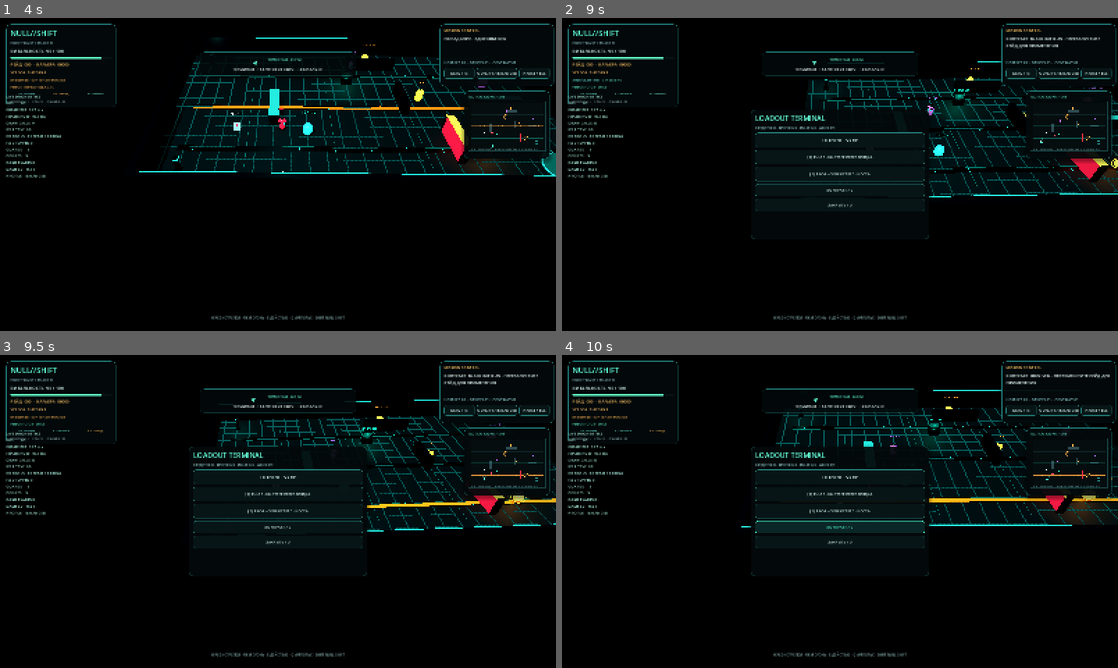
Above: before the commit, frames 1-4 (two rows, left to right).
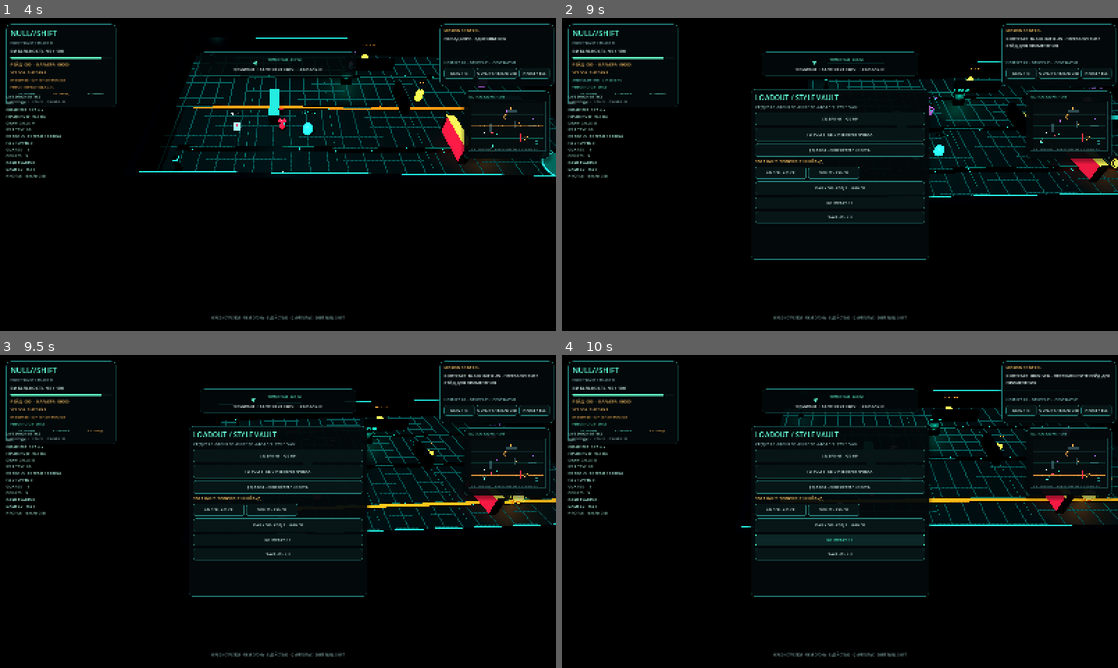
Above: after the commit, the same moments.

Repository: HADJAL001/osgard-world
Game: Godot game, scene res://scenes/main.tscn
The game is run twice, just before and just after one commit, with the same random seed, the same clock (stepped at 60 frames per second) and the same inputs.
Inputs (mouse positions are in pixels of both pictures, inside the frame that each line leads up to):
- Up to frame 1 (4 s): click "НАЧАТЬ РЕЙД / ENTER" at 0.5 s; click "DIAG / F3" at 1.25 s; click "QUALITY / CINEMATIC" at 2 s; tap Enter at 2.75, 2.85 s; move the mouse to (400, 158) at 2.77 s; hold Right 2.78-3.53 s; click (400, 158) at 2.92 s; tap Space at 3.02, 3.77 s; move the mouse to (166, 190) at 3.52 s; hold Down from 3.53 s (still down); tap Keypad Enter at 3.6 s
- Up to frame 2 (9 s): move the mouse to (895, 105) at 4.27 s; release Down at 4.28 s; hold Right 4.28-5 s; tap H at 4.35 s; click "НАЧАТЬ РЕЙД / ENTER" at 5 s; move the mouse to (812, 237) at 5.77 s; hold Up 5.78-6.53 s; tap E at 5.85 s; click (812, 237) at 5.92 s; tap Space at 6.02, 6.77, 7.52 s; move the mouse to (1006, 221) at 6.52 s; hold Left 6.53-8.03 s; tap Q at 6.6 s; move the mouse to (673, 127) at 7.27 s; tap Shift at 7.35 s; move the mouse to (867, 174) at 8.02 s; hold Down 8.03-8.78 s; tap C at 8.1 s; click (867, 174) at 8.17 s; move the mouse to (756, 96) at 8.77 s; hold Right from 8.78 s (still down); tap U at 8.85 s
- Up to frame 3 (9.5 s): keep holding Right; tap Space at 9.02 s
- Up to frame 4 (10 s): release Right at 9.5 s; click "КОНТРАКТ / C" at 9.5 s

Frame 1 is identical in both runs. In frame 2, 2.8% of the frame differs, in the area x 5-67%, y 22-78%; in frame 3, 2.9%; in frame 4, 3.2%, in the area x 5-84%, y 22-78%.

Commit message:
Add daily challenge, shareable result and cosmetic vault to NULL SHIFT

Diff:
--- a/godot/null-shift/scripts/main.gd
+++ b/godot/null-shift/scripts/main.gd
@@ -176,10 +176,22 @@
 var briefing_panel: PanelContainer
 var briefing_visible := false
 var briefing_scroll: ScrollContainer
+var operator_style := "cyan"
+var owns_amber_style := false
+var owns_violet_style := false
+var daily_challenge_active := false
+var daily_challenge_code := ""
+var daily_claimed_date := ""
+var result_reward_label: Label
+var result_share_label: Label
+var amber_style_button: Button
+var violet_style_button: Button
+var daily_challenge_button: Button
 
 func _ready() -> void:
 	_reset_runtime_collections()
 	_load_career()
+	_resolve_shared_challenge()
 	_create_materials()
 	_create_lighting()
 	_create_arena()
@@ -1606,20 +1618,127 @@
 	mission_finished = true
 	paused_game = false
 	if success:
-		var payout := run_credits + int(contract_bonus[current_contract])
+		var daily_bonus := _claim_daily_challenge_reward()
+		var payout := run_credits + int(contract_bonus[current_contract]) + daily_bonus
 		career_credits += payout
+		career.set_value("career", "completed_runs", int(career.get_value("career", "completed_runs", 0)) + 1)
+		career.set_value("career", "best_eliminations", maxi(eliminations, int(career.get_value("career", "best_eliminations", 0))))
+		career.set_value("career", "total_eliminations", int(career.get_value("career", "total_eliminations", 0)) + eliminations)
 		_save_career()
 		_set_result_title("ЭВАКУАЦИЯ УСПЕШНА", "РЕЙД ЗАВЕРШЁН · +%d КРЕДИТОВ ЗАНЕСЕНО В КАРЬЕРУ" % payout, Color(0.38, 1.0, 0.85))
+		if is_instance_valid(result_reward_label):
+			var daily_suffix := " · DAILY +%d" % daily_bonus if daily_bonus > 0 else ""
+			result_reward_label.text = "УСТРАНЕНИЙ %d · НАГРАДА %d%s · ПОБЕД %d" % [eliminations, payout, daily_suffix, int(career.get_value("career", "completed_runs", 0))]
+		if is_instance_valid(result_share_label):
+			result_share_label.text = "КОД ВЫЗОВА: %s · ПОДЕЛИСЬ И ПРИГЛАСИ ДРУГА" % _today_challenge_code()
 		objective_text = "МИССИЯ ВЫПОЛНЕНА · КАРЬЕРНЫЙ БАЛАНС %d" % career_credits
 		_play_sfx(920.0, 0.6, 0.13)
 	else:
 		_set_result_title("ОПЕРАТОР ПОТЕРЯН", "КОНТРАКТ ПРОВАЛЕН · БАЛАНС КАРЬЕРЫ НЕ ИЗМЕНЁН", Color(1.0, 0.25, 0.34))
+		if is_instance_valid(result_reward_label):
+			result_reward_label.text = "РЕЗУЛЬТАТ: %d УСТРАНЕНИЙ · ПОПРОБУЙ ЕЩЁ РАЗ" % eliminations
+		if is_instance_valid(result_share_label):
+			result_share_label.text = "ВЫЗОВ ДРУГУ: %s" % _today_challenge_code()
 		objective_text = "ОПЕРАТОР НЕ ВЕРНУЛСЯ · ПЕРЕЗАПУСТИТЕ РЕЙД"
 		_play_sfx(70.0, 0.9, 0.18)
 	result_panel.visible = true
 	if OS.has_feature("web"):
 		JavaScriptBridge.eval("if (window.parent !== window) { window.parent.postMessage({type: 'osgard:game-lifecycle', game: 'null-shift', state: 'completed', at: Date.now()}, window.location.origin); }")
 	_update_hud()
+
+func _today_date_code() -> String:
+	return Time.get_date_string_from_system(true).replace("-", "")
+
+func _contract_index_for_date(date_code: String) -> int:
+	if date_code.length() != 8:
+		return 0
+	var month := int(date_code.substr(4, 2))
+	var day := int(date_code.substr(6, 2))
+	return (month + day) % career_names.size()
+
+func _today_challenge_code() -> String:
+	var date_code := _today_date_code()
+	return "NS-%s-C%d" % [date_code, _contract_index_for_date(date_code) + 1]
+
+func _contract_index_from_challenge_code(code: String) -> int:
+	var pattern := RegEx.new()
+	if pattern.compile("^NS-([0-9]{8})-C([1-3])$") != OK:
+		return -1
+	var matched := pattern.search(code)
+	if matched == null:
+		return -1
+	var date_code := matched.get_string(1)
+	var contract_index := int(matched.get_string(2)) - 1
+	if contract_index != _contract_index_for_date(date_code):
+		return -1
+	return contract_index
+
+func _resolve_shared_challenge() -> void:
+	if not OS.has_feature("web"):
+		return
+	var shared_code := str(JavaScriptBridge.eval("new URLSearchParams(window.location.search).get('challenge') || ''"))
+	var challenge_contract := _contract_index_from_challenge_code(shared_code)
+	if challenge_contract < 0:
+		return
+	daily_challenge_active = true
+	daily_challenge_code = shared_code
+	current_contract = challenge_contract
+	_save_career()
+
+func _start_daily_challenge() -> void:
+	daily_challenge_code = _today_challenge_code()
+	daily_challenge_active = true
+	current_contract = _contract_index_from_challenge_code(daily_challenge_code)
+	_save_career()
+	objective_text = "DAILY OP · КОНТРАКТ %02d · ПОВТОРИ ЕГО С ДРУЗЬЯМИ" % (current_contract + 1)
+	_play_sfx(610.0, 0.18, 0.08)
+	_restart_game()
+
+func _claim_daily_challenge_reward() -> int:
+	var today := _today_date_code()
+	if not daily_challenge_active or daily_challenge_code != _today_challenge_code() or daily_claimed_date == today:
+		return 0
+	daily_claimed_date = today
+	return 400
+
+func _share_run() -> void:
+	var code := _today_challenge_code()
+	var link := "https://osgard.world/games/null-shift-godot/?challenge=" + code
+	var result_text := "эвакуировался" if mission_finished and core_secured else "проверил свои силы"
+	var note := "NULL//SHIFT · Я %s в %s. Устранений: %d. Повтори ежедневный контракт %s." % [result_text, career_names[current_contract], eliminations, code]
+	if is_instance_valid(result_share_label):
+		result_share_label.text = "ГОТОВЬ ССЫЛКУ · " + code
+	if OS.has_feature("web"):
+		var js := "(async()=>{const title='NULL//SHIFT';const text=" + JSON.stringify(note) + ";const url=" + JSON.stringify(link) + ";try{if(navigator.share){await navigator.share({title,text,url})}else if(navigator.clipboard&&window.isSecureContext){await navigator.clipboard.writeText(text+' | '+url);window.alert('Ссылка вызова скопирована. Пригласи друга пройти тот же контракт.')}else{window.prompt('Скопируй ссылку на ежедневный контракт:',url)}}catch(error){if(error&&error.name!=='AbortError'){try{await navigator.clipboard.writeText(text+' | '+url);window.alert('Ссылка вызова скопирована.')}catch(_){window.prompt('Скопируй ссылку на ежедневный контракт:',url)}}}})();"
+		JavaScriptBridge.eval(js)
+	else:
+		DisplayServer.clipboard_set(note + "\n" + link)
+		if is_instance_valid(result_share_label):
+			result_share_label.text = "ОТЧЁТ И ССЫЛКА СКОПИРОВАНЫ · " + code
+
+func _buy_cosmetic(style: String) -> void:
+	if style not in ["amber", "violet"]:
+		return
+	var owned := owns_amber_style if style == "amber" else owns_violet_style
+	if not owned:
+		var cost := 450 if style == "amber" else 750
+		if career_credits < cost:
+			objective_text = "НЕДОСТАТОЧНО КРЕДИТОВ · НУЖНО %d" % cost
+			_update_hud()
+			return
+		career_credits -= cost
+		if style == "amber":
+			owns_amber_style = true
+		else:
+			owns_violet_style = true
+	operator_style = style
+	_update_player_material()
+	_save_career()
+	objective_text = "КОСМЕТИКА ЭКИПИРОВАНА · БОЕВЫЕ ХАРАКТЕРИСТИКИ НЕ МЕНЯЮТСЯ"
+	_play_sfx(760.0, 0.2, 0.08)
+	_refresh_loadout()
+	_update_hud()
+
 
 func _set_result_title(title_text: String, body_text: String, tint: Color) -> void:
 	for child in result_panel.get_children():
@@ -1635,6 +1754,10 @@
 
 func _cycle_contract() -> void:
 	current_contract = (current_contract + 1) % career_names.size()
+	daily_challenge_active = false
+	daily_challenge_code = ""
+	career.set_value("daily", "active", false)
+	career.set_value("daily", "code", "")
 	career.set_value("raid", "contract", current_contract)
 	_save_career()
 	objective_text = "КОНТРАКТ: " + career_names[current_contract] + " · ПЕРЕЗАПУСТИТЕ РЕЙД ДЛЯ ПРИМЕНЕНИЯ"
@@ -1833,6 +1956,14 @@
 	if performance_quality:
 		cinematic_quality = false
 	sound_enabled = bool(career.get_value("settings", "sound_enabled", true))
+	operator_style = str(career.get_value("cosmetics", "operator_style", "cyan"))
+	if operator_style not in ["cyan", "amber", "violet"]:
+		operator_style = "cyan"
+	owns_amber_style = bool(career.get_value("cosmetics", "owns_amber", false))
+	owns_violet_style = bool(career.get_value("cosmetics", "owns_violet", false))
+	daily_challenge_active = bool(career.get_value("daily", "active", false))
+	daily_challenge_code = str(career.get_value("daily", "code", ""))
+	daily_claimed_date = str(career.get_value("daily", "claimed_date", ""))
 
 func _save_career() -> void:
 	career.set_value("career", "credits", career_credits)
@@ -1840,6 +1971,12 @@
 	career.set_value("upgrades", "pulse", pulse_level)
 	career.set_value("upgrades", "weapon", weapon_level)
 	career.set_value("raid", "contract", current_contract)
+	career.set_value("cosmetics", "operator_style", operator_style)
+	career.set_value("cosmetics", "owns_amber", owns_amber_style)
+	career.set_value("cosmetics", "owns_violet", owns_violet_style)
+	career.set_value("daily", "active", daily_challenge_active)
+	career.set_value("daily", "code", daily_challenge_code)
+	career.set_value("daily", "claimed_date", daily_claimed_date)
 	var err := career.save(SAVE_PATH)
 	if err != OK:
 		push_warning("Could not write local career save: %s" % error_string(err))
@@ -1968,16 +2105,28 @@
 	_add_button(code_row, "→", _submit_cipher_key.bind(KEY_RIGHT), Vector2(70.0, 48.0))
 	_add_button(keypad_stack, "ОТКЛЮЧИТЬСЯ", _close_keypad, Vector2(168.0, 38.0))
 
-	loadout_panel = _make_panel(hud_root, Control.PRESET_CENTER, Rect2(-256.0, -186.0, 512.0, 372.0))
+	var loadout_viewport := get_viewport().get_visible_rect().size
+	var loadout_width: float = minf(512.0, maxf(288.0, loadout_viewport.x - 24.0))
+	var loadout_height: float = minf(490.0, maxf(420.0, loadout_viewport.y - 24.0))
+	var loadout_button_width: float = minf(300.0, loadout_width - 48.0)
+	loadout_panel = _make_panel(hud_root, Control.PRESET_CENTER, Rect2(-loadout_width * 0.5, -loadout_height * 0.5, loadout_width, loadout_height))
 	loadout_panel.visible = false
 	var loadout_stack := _panel_stack(loadout_panel)
-	_label(loadout_stack, "LOADOUT TERMINAL", 20, Color(0.4, 1.0, 0.85))
-	_label(loadout_stack, "ПОСТОЯННЫЕ МОДУЛИ · ЛОКАЛЬНОЕ СОХРАНЕНИЕ", 10, Color(0.55, 0.72, 0.72))
-	_add_button(loadout_stack, "[1] БРОНЯ · +20 HP", _buy_upgrade.bind("armor"), Vector2(300.0, 42.0))
-	_add_button(loadout_stack, "[2] PULSE · БЫСТРЕЕ ПЕРЕЗАРЯДКА", _buy_upgrade.bind("pulse"), Vector2(300.0, 42.0))
-	_add_button(loadout_stack, "[3] ARC-9 · СКОРОСТРЕЛЬНОСТЬ", _buy_upgrade.bind("weapon"), Vector2(300.0, 42.0))
-	_add_button(loadout_stack, "КОНТРАКТ / C", _cycle_contract, Vector2(200.0, 36.0))
-	_add_button(loadout_stack, "ЗАКРЫТЬ / U", _close_loadout, Vector2(160.0, 36.0))
+	_label(loadout_stack, "LOADOUT / STYLE VAULT", 20, Color(0.4, 1.0, 0.85))
+	_label(loadout_stack, "МОДУЛИ И КОСМЕТИКА · ЛОКАЛЬНОЕ СОХРАНЕНИЕ", 10, Color(0.55, 0.72, 0.72))
+	_add_button(loadout_stack, "[1] БРОНЯ · +20 HP", _buy_upgrade.bind("armor"), Vector2(loadout_button_width, 38.0))
+	_add_button(loadout_stack, "[2] PULSE · БЫСТРЕЕ ПЕРЕЗАРЯДКА", _buy_upgrade.bind("pulse"), Vector2(loadout_button_width, 38.0))
+	_add_button(loadout_stack, "[3] ARC-9 · СКОРОСТРЕЛЬНОСТЬ", _buy_upgrade.bind("weapon"), Vector2(loadout_button_width, 38.0))
+	_label(loadout_stack, "STYLE VAULT · ТОЛЬКО ВНЕШНИЙ ВИД", 10, Color(1.0, 0.77, 0.39))
+	var style_row := HBoxContainer.new()
+	style_row.add_theme_constant_override("separation", 6)
+	loadout_stack.add_child(style_row)
+	var style_button_width: float = maxf(108.0, (loadout_button_width - 6.0) * 0.5)
+	amber_style_button = _add_button(style_row, "AMBER · 450 CR", _buy_cosmetic.bind("amber"), Vector2(style_button_width, 36.0))
+	violet_style_button = _add_button(style_row, "VIOLET · 750 CR", _buy_cosmetic.bind("violet"), Vector2(style_button_width, 36.0))
+	daily_challenge_button = _add_button(loadout_stack, "DAILY OP / СЕГОДНЯ · +400 CR", _start_daily_challenge, Vector2(loadout_button_width, 38.0))
+	_add_button(loadout_stack, "КОНТРАКТ / C", _cycle_contract, Vector2(loadout_button_width, 34.0))
+	_add_button(loadout_stack, "ЗАКРЫТЬ / U", _close_loadout, Vector2(loadout_button_width, 34.0))
 
 	pause_panel = _make_panel(hud_root, Control.PRESET_CENTER, Rect2(-220.0, -138.0, 440.0, 276.0))
 	pause_panel.visible = false
@@ -1988,13 +2137,22 @@
 	_add_button(pause_stack, "ПЕРЕЗАПУСТИТЬ РЕЙД", _restart_game, Vector2(210.0, 44.0))
 	_add_button(pause_stack, "ЗАКРЫТЬ МОДУЛИ", _close_loadout, Vector2(210.0, 36.0))
 
-	result_panel = _make_panel(hud_root, Control.PRESET_CENTER, Rect2(-272.0, -172.0, 544.0, 344.0))
+	var result_viewport := get_viewport().get_visible_rect().size
+	var result_width: float = minf(600.0, maxf(288.0, result_viewport.x - 24.0))
+	var result_height: float = minf(470.0, maxf(390.0, result_viewport.y - 24.0))
+	var result_button_width: float = minf(300.0, result_width - 48.0)
+	result_panel = _make_panel(hud_root, Control.PRESET_CENTER, Rect2(-result_width * 0.5, -result_height * 0.5, result_width, result_height))
 	result_panel.visible = false
 	var result_stack := _panel_stack(result_panel)
 	_label(result_stack, "ЭВАКУАЦИЯ УСПЕШНА", 25, Color(0.4, 1.0, 0.85))
 	_label(result_stack, "РЕЙД ЗАВЕРШЁН · КАРЬЕРА ОБНОВЛЕНА", 12, Color(0.82, 0.92, 0.9))
-	_add_button(result_stack, "НОВЫЙ РЕЙД", _restart_game, Vector2(220.0, 46.0))
-	_add_button(result_stack, "МОДУЛИ КАРЬЕРЫ", _show_loadout_from_result, Vector2(220.0, 42.0))
+	result_reward_label = _label(result_stack, "УСТРАНЕНИЙ 0 · DAILY OPS · КАРЬЕРА", 10, Color(1.0, 0.77, 0.39))
+	result_reward_label.autowrap_mode = TextServer.AUTOWRAP_WORD_SMART
+	result_share_label = _label(result_stack, "ЕЖЕДНЕВНЫЙ КОД ВЫЗОВА ГОТОВ", 10, Color(0.38, 1.0, 0.86))
+	result_share_label.autowrap_mode = TextServer.AUTOWRAP_WORD_SMART
+	_add_button(result_stack, "ПОДЕЛИТЬСЯ РЕЗУЛЬТАТОМ / ВЫЗВАТЬ ДРУГА", _share_run, Vector2(result_button_width, 40.0))
+	_add_button(result_stack, "НОВЫЙ РЕЙД", _restart_game, Vector2(result_button_width, 42.0))
+	_add_button(result_stack, "МОДУЛИ И КОСМЕТИКА", _show_loadout_from_result, Vector2(result_button_width, 38.0))
 
 	tactical_radar_panel = _make_panel(hud_root, Control.PRESET_TOP_RIGHT, Rect2(-264.0, 210.0, 246.0, 194.0))
 	var radar_stack: VBoxContainer = _panel_stack(tactical_radar_panel)
@@ -2631,12 +2789,28 @@
 func _refresh_loadout() -> void:
 	if not is_instance_valid(loadout_panel):
 		return
+	if is_instance_valid(amber_style_button):
+		if operator_style == "amber":
+			amber_style_button.text = "AMBER · НАДЕТО"
+		elif owns_amber_style:
+			amber_style_button.text = "ЭКИПИРОВАТЬ AMBER"
+		else:
+			amber_style_button.text = "AMBER · 450 CR"
+	if is_instance_valid(violet_style_button):
+		if operator_style == "violet":
+			violet_style_button.text = "VIOLET · НАДЕТО"
+		elif owns_violet_style:
+			violet_style_button.text = "ЭКИПИРОВАТЬ VIOLET"
+		else:
+			violet_style_button.text = "VIOLET · 750 CR"
+	if is_instance_valid(daily_challenge_button):
+		daily_challenge_button.text = "DAILY OP · КОД %s · +400 CR" % _today_challenge_code().get_slice("-C", 1)
 	for child in loadout_panel.get_children():
 		if child is MarginContainer:
 			for inner in child.get_children():
 				if inner is VBoxContainer and inner.get_child_count() >= 2:
 					var stack := inner as VBoxContainer
-					(stack.get_child(1) as Label).text = "КРЕДИТЫ: %d · БРОНЯ %d/3 · PULSE %d/3 · ARC-9 %d/3" % [career_credits, armor_level, pulse_level, weapon_level]
+					(stack.get_child(1) as Label).text = "КРЕДИТЫ %d · БРОНЯ %d/3 · PULSE %d/3 · ARC-9 %d/3 · STYLE %s" % [career_credits, armor_level, pulse_level, weapon_level, operator_style.to_upper()]
 					return
 
 func _update_objective_compass(delta: float = 0.016) -> void:
@@ -2763,7 +2937,7 @@
 	elif dash_timer > 0.0:
 		operator_suit.material_override = materials["white"]
 	else:
-		operator_suit.material_override = materials["cyan"]
+		operator_suit.material_override = materials.get(operator_style, materials["cyan"])
 
 func _animate_world(delta: float) -> void:
 	if is_instance_valid(operator_rig) and is_instance_valid(player):
